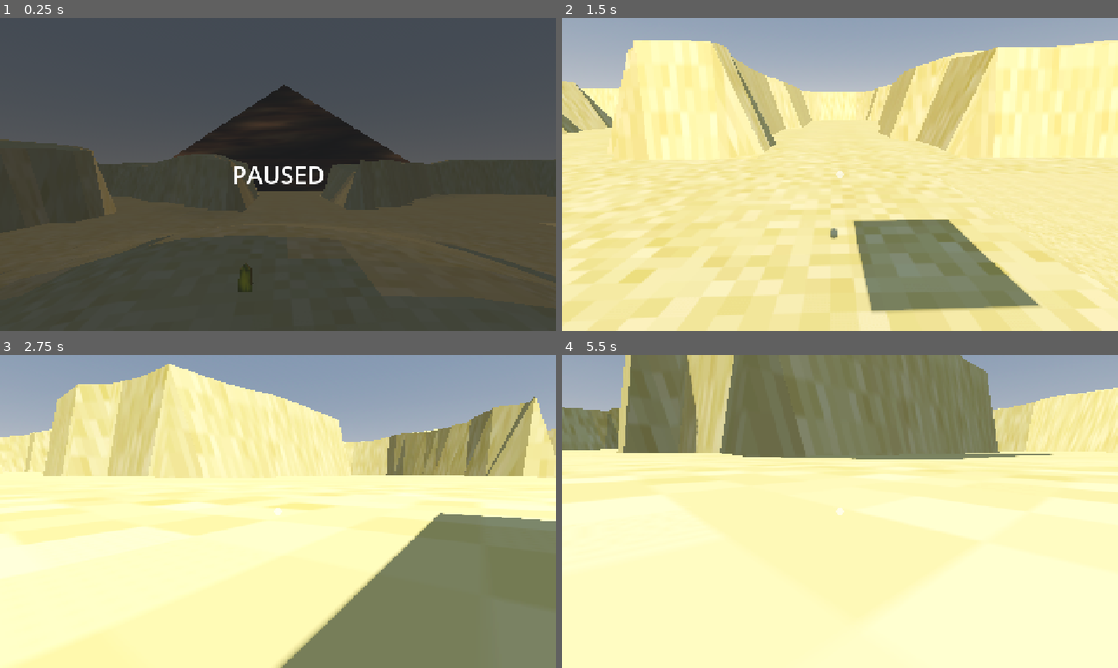
Above: before the commit, frames 1-4 (two rows, left to right).
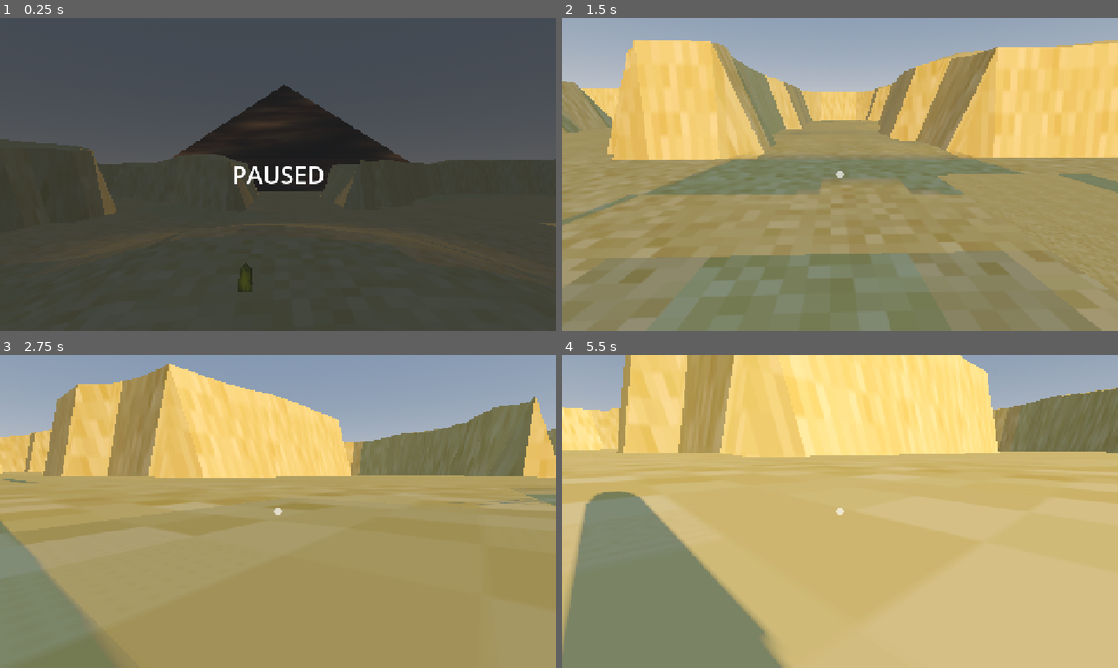
Above: after the commit, the same moments.

Repository: Octoan1/Respawn-Game-Jam-2025
Game: Godot game, scene res://scenes/main.tscn
Two runs of this game, one before a commit and one after it. Both use one fixed random seed, a clock stepped at 60 frames per second and the inputs below.
Inputs (mouse positions are in pixels of both pictures, inside the frame that each line leads up to):
- Up to frame 1 (0.25 s): no input
- Up to frame 2 (1.5 s): tap Enter at 0.5 s; move the mouse to (962, 158) at 0.52 s; hold D (move_right) 0.53-1.28 s; click (962, 158) at 0.6 s; tap Space (jump) at 0.77 s; move the mouse to (812, 174) at 1.27 s; hold W (move_forward) from 1.28 s (still down); click (812, 174) at 1.35 s
- Up to frame 3 (2.75 s): keep holding W (move_forward); tap Space (jump) at 1.52 s; move the mouse to (289, 505) at 2.02 s; click (289, 505) at 2.1 s
- Up to frame 4 (5.5 s): keep holding W (move_forward); move the mouse to (834, 517) at 2.77 s; click (834, 517) at 2.85 s; tap Space (jump) at 3.02, 3.77, 4.52 s; move the mouse to (878, 514) at 3.52 s; click (878, 514) at 3.6 s; move the mouse to (795, 508) at 4.27 s; click (795, 508) at 4.35 s; move the mouse to (845, 511) at 5.02 s; click (845, 511) at 5.1 s

The runs differ from the first frame. In frame 1, less than 0.1% of the frame differs, in the area x 30-90%, y 70-79%; in frame 2, 81%; in frame 3, 83%; in frame 4, 95%, in the area x 0-100%, y 0-100%.

Commit message:
Fixed reset

Diff:
--- a/scenes/main.tscn
+++ b/scenes/main.tscn
@@ -105,7 +105,6 @@
 
 [node name="ResetManager" type="Node" parent="Objects/PlayerPostProcess"]
 script = ExtResource("2_85g3d")
-reset_time = 96.0
 player_path = NodePath("../PostProcessViewport/Player")
 start_position = Vector3(0, 13, 0)
 on = true
--- a/scripts/GlobalTime.gd
+++ b/scripts/GlobalTime.gd
@@ -2,7 +2,7 @@
 
 # 0.0 -> 24.0 (hours)
 var time_of_day : float = 0.0  # Start at 6 AM
-var day_length : float = 0.25 * 60.0  # Seconds for a full day
+var day_length : float = 3 * 60.0  # Seconds for a full day
 var day_counter : int = 0
 var stopped : bool = false
 
Not shown: 1 places in scenes/main.tscn that only renumber resources
